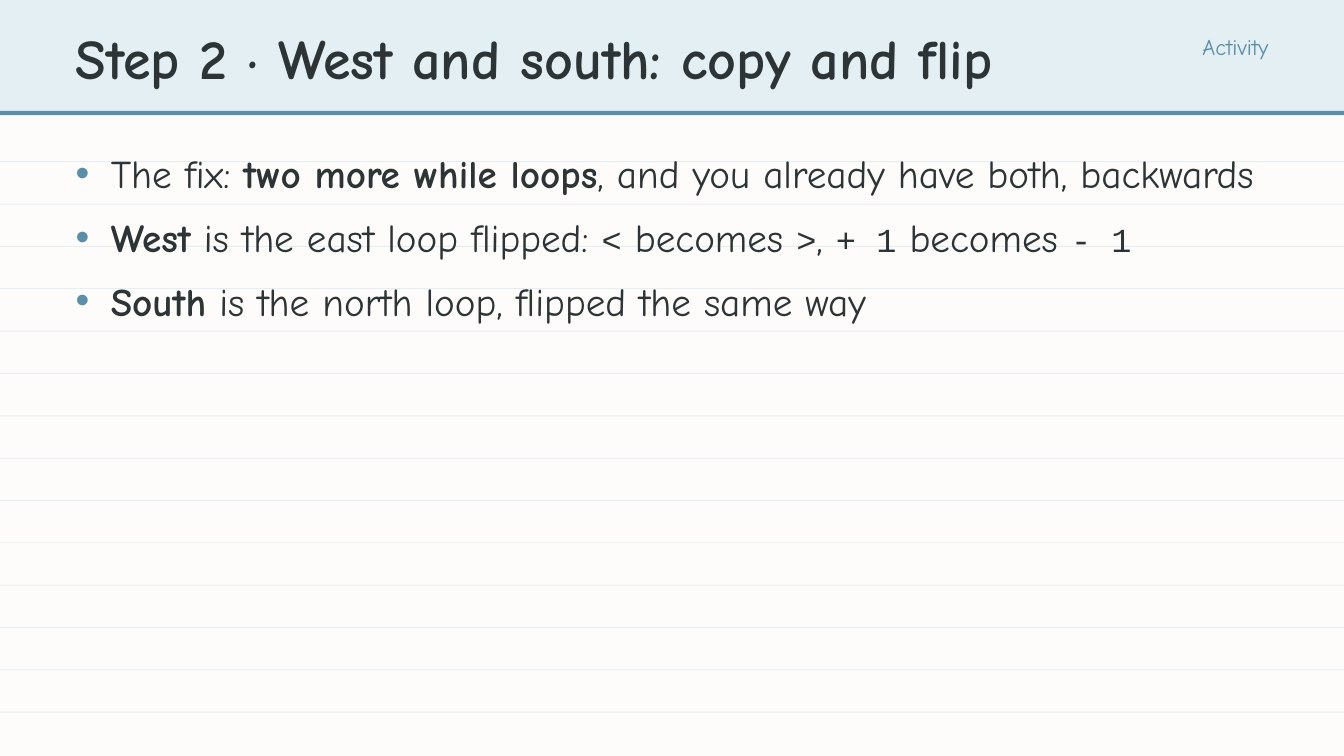
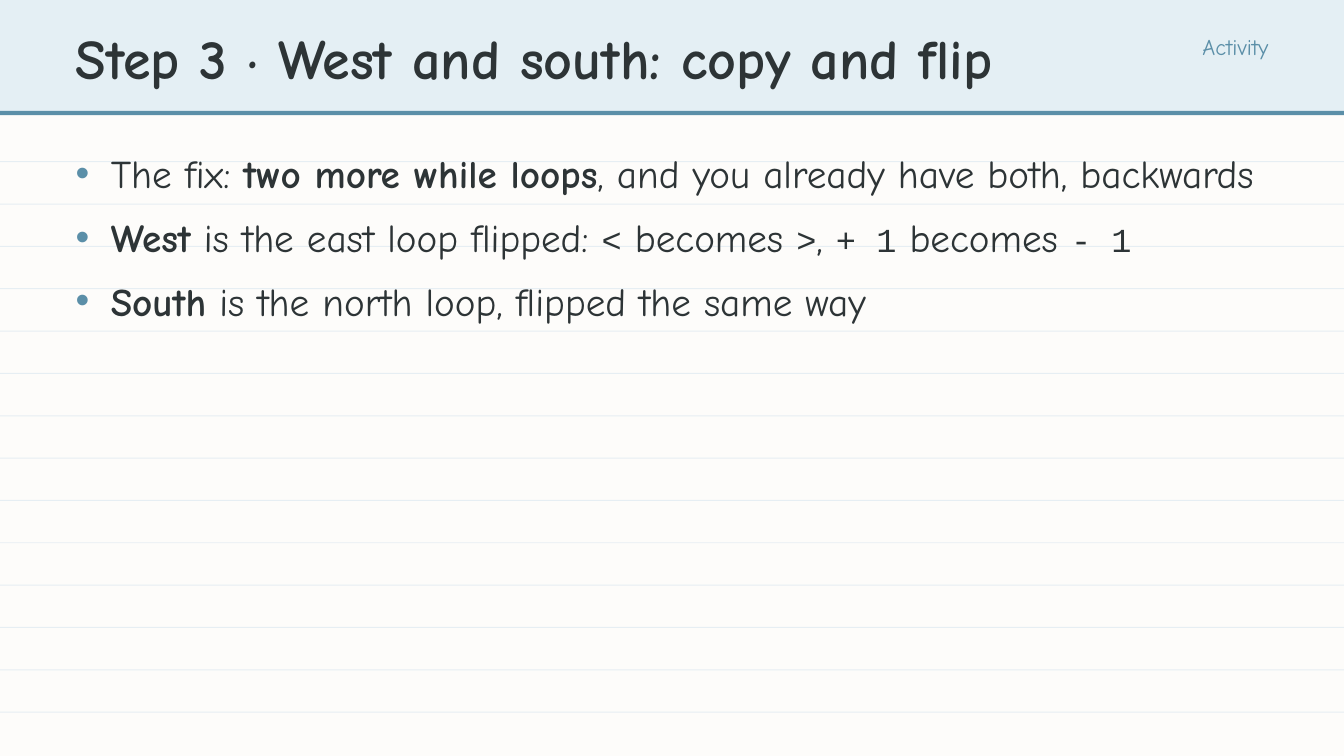
Before and after one commit to bradamiller/LearningPython, a slide deck: slide 19 of static/slides/module-04-manhattan/module-4-lesson-04-the-manhattan-algorithm.pptx (slide 18 before the commit). Drawn at 1344x756 pixels with LibreOffice and Linux fonts; fonts in the diff are those of the drawing. Boxes give left, top, right and bottom in pixels: in the first picture for what was removed or moved away, otherwise in the second. Text is boxed around its words. In the diff, an @@ line names an element or a change of style, - is before the commit and + after.

```diff
--- a/static/slides/module-04-manhattan/module-4-lesson-04-the-manhattan-algorithm.pptx
+++ b/static/slides/module-04-manhattan/module-4-lesson-04-the-manhattan-algorithm.pptx
@@ text at bbox=[76, 40, 993, 90]: text changed @@
-Step 2 · West and south: copy and flip
+Step 3 · West and south: copy and flip
```
Also in this commit, not shown: 6 other slides changed, 1 slide added, 2 other files.
